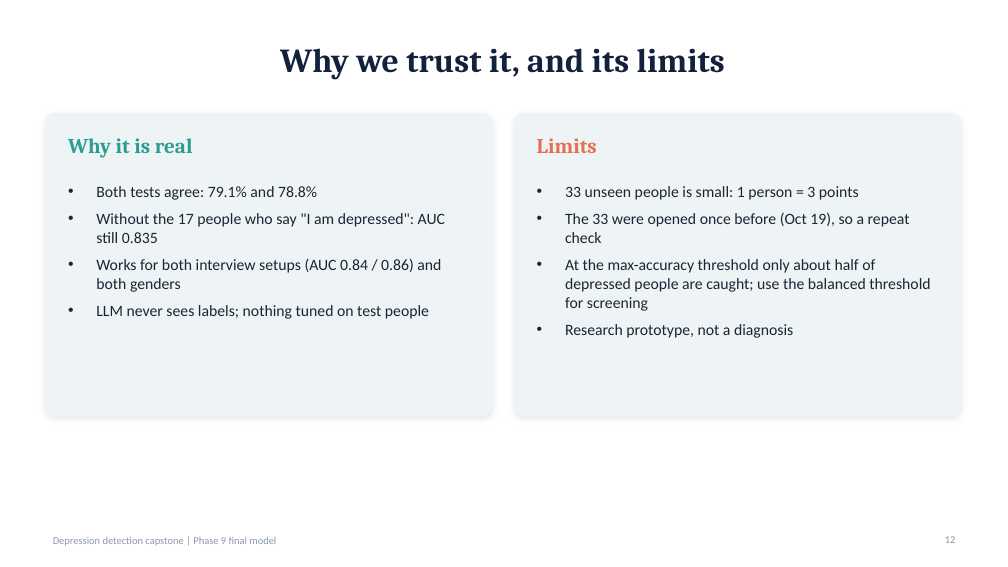
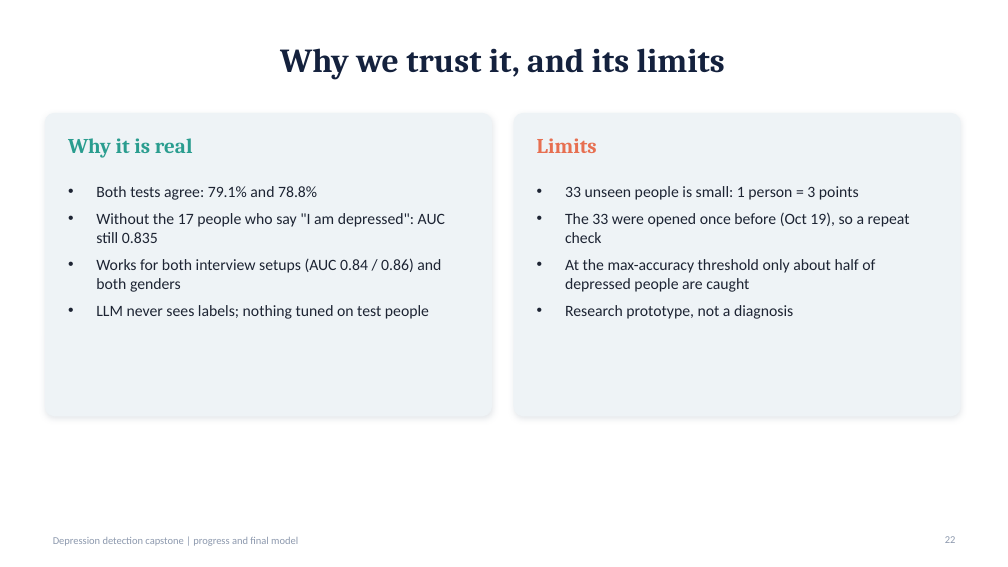
Before and after one commit to Vivan182005/depression-detection, a slide deck: slide 22 of reports/research_v2/Final_Model_Results.pptx (slide 12 before the commit). Drawn at 1008x567 pixels with LibreOffice and Linux fonts; fonts in the diff are those of the drawing. Boxes give left, top, right and bottom in pixels: in the first picture for what was removed or moved away, otherwise in the second. Text is boxed around its words. In the diff, an @@ line names an element or a change of style, - is before the commit and + after.

```diff
--- a/reports/research_v2/Final_Model_Results.pptx
+++ b/reports/research_v2/Final_Model_Results.pptx
@@ text at <box>565,259,875,292</box>: text changed @@
-• At the max-accuracy threshold only about half of depressed people are caught; use the balanced threshold for screening
+• At the max-accuracy threshold only about half of depressed people are caught
@@ text at <box>53,537,298,546</box>: text changed @@
-Depression detection capstone | Phase 9 final model
+Depression detection capstone | progress and final model
```
Also in this commit, not shown: 9 other slides changed, 13 slides added, 3 slides removed, 5 other files.
